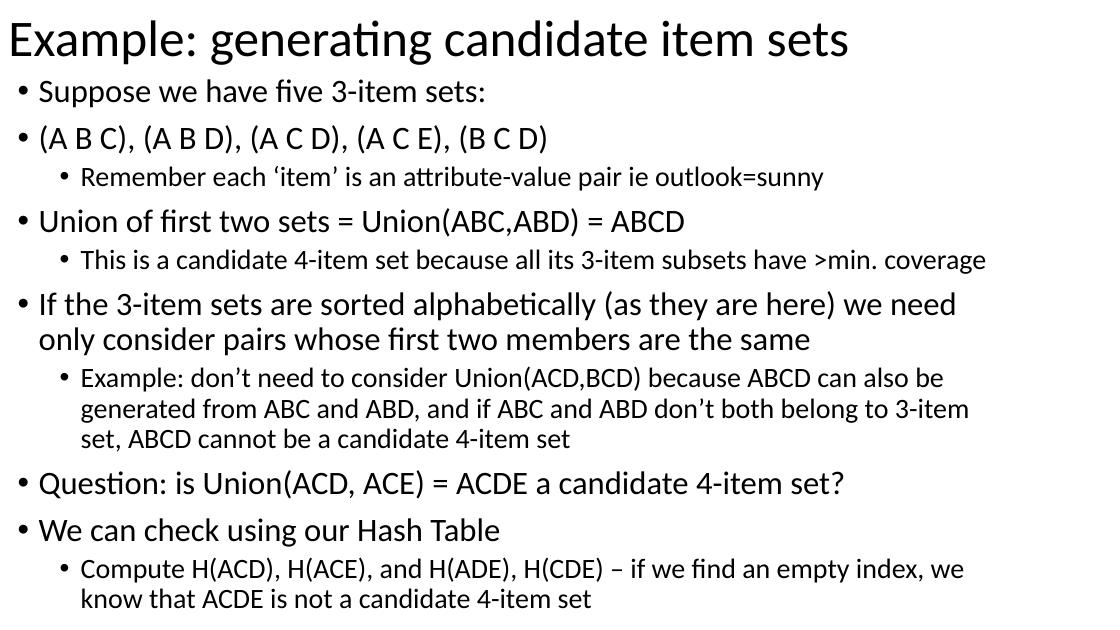
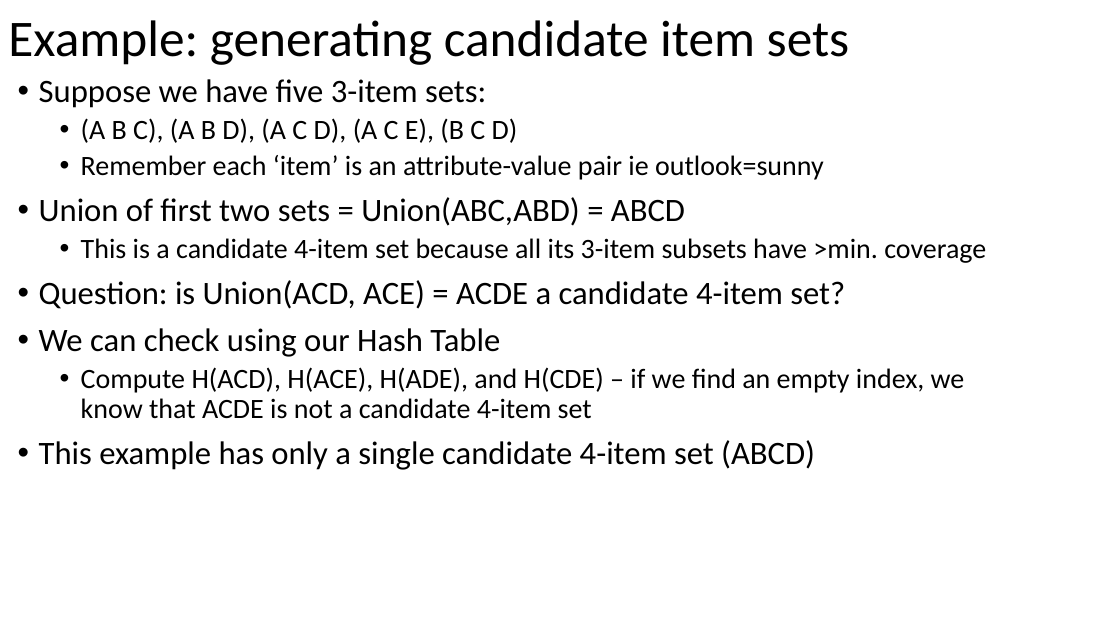
Before and after one commit to russellu/cs405, a slide deck: slide 18 of Lecture_06.pptx. Drawn at 1120x630 pixels with LibreOffice and Linux fonts; fonts in the diff are those of the drawing. Boxes give left, top, right and bottom in pixels: in the first picture for what was removed or moved away, otherwise in the second. Text is boxed around its words. In the diff, an @@ line names an element or a change of style, - is before the commit and + after.

```diff
--- a/Lecture_06.pptx
+++ b/Lecture_06.pptx
@@ text at [81, 118, 518, 143]: size 28 to 24 pt in "(A B C), (A B D), (A ..."; list level 1 to 2 in "(A B C), (A B ..." @@
@@ text at [39, 291, 970, 452]: paragraphs removed @@
-• If the 3-item sets are sorted alphabetically (as they are here) we need only consider pairs whose first two members are the same
-  • Example: don’t need to consider Union(ACD,BCD) because ABCD can also be generated from ABC and ABD, and if ABC and ABD don’t both belong to 3-item set, ABCD cannot be a candidate 4-item set
@@ text at [39, 367, 965, 470]: text changed @@
-  • Compute H(ACD), H(ACE), and H(ADE), H(CDE) – if we find an empty index, we know that ACDE is not a candidate 4-item set
+  • Compute H(ACD), H(ACE), H(ADE), and H(CDE) – if we find an empty index, we know that ACDE is not a candidate 4-item set
+• This example has only a single candidate 4-item set (ABCD)
```
Also in this commit, not shown: 13 other slides changed, 1 slide added, 3 other files.
